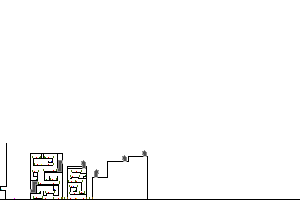
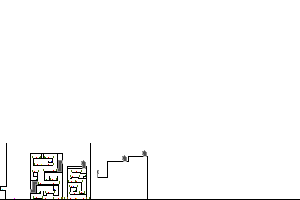
Layer changes from the first 300px x 200px image to the second:
added layer "Layer 1" above "Walls" over [90, 143, 97, 199]
